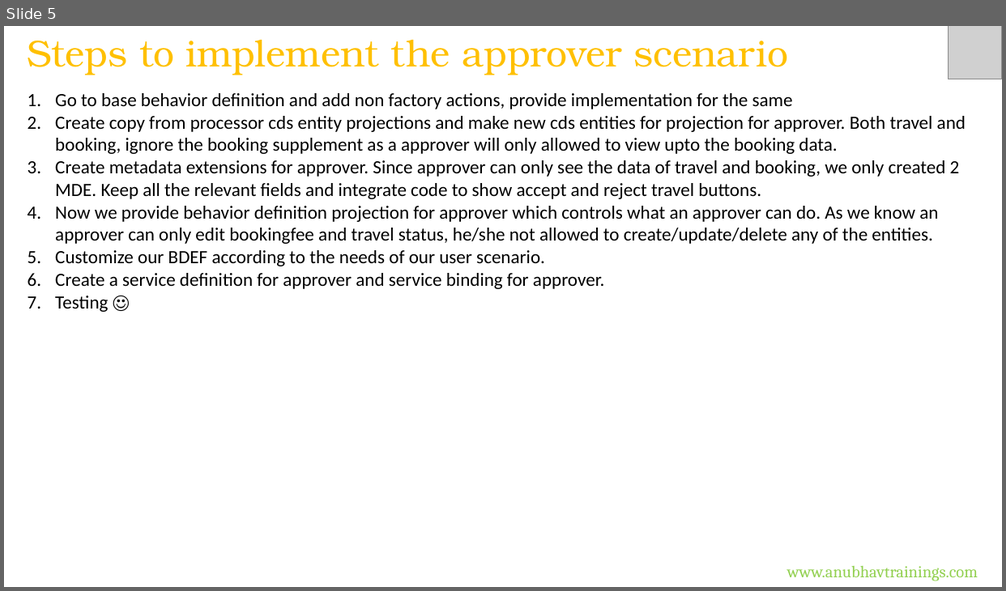
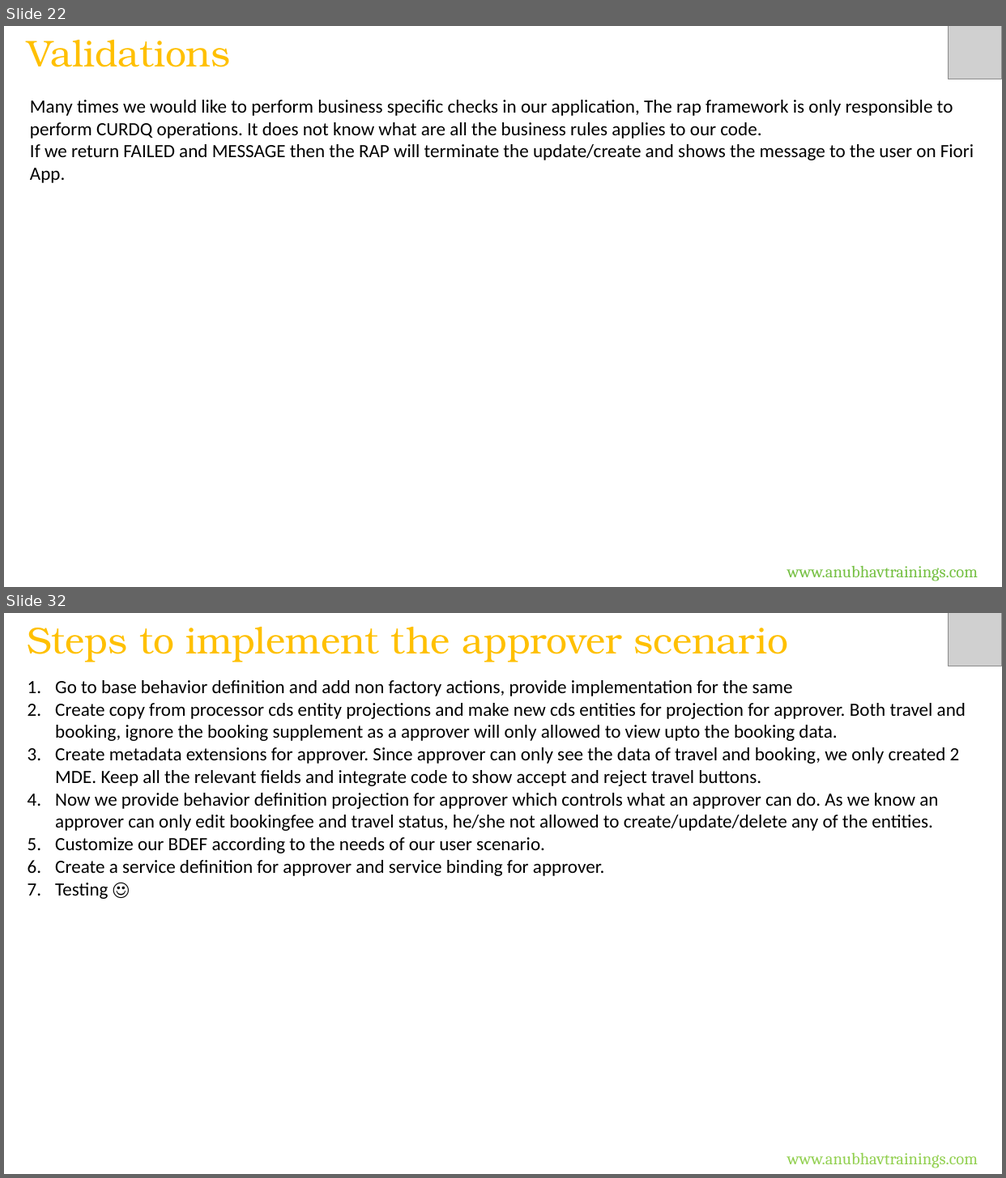
Before and after one commit to soyuztechnologies/CDS_AMDP_RAP_Training_60H, a slide deck: Day 11/DAY-11.pptx. Shown one above the other, each under a label of ours: slide 5 before the commit, slides 22 and 32 after it; the slides between them are not shown. The pictures are 1006x591 and 1006x1178 pixels, drawn with LibreOffice and Linux fonts; fonts in the diff are those of the drawing; grey boxes stand for pictures. Boxes give left, top, right and bottom in pixels: in the first picture for what was removed or moved away, otherwise in the second. Text is boxed around its words. In the diff, an @@ line names an element or a change of style, - is before the commit and + after.

Commit message:
Auto bot updater CDS_AMDP_RAP_Training_60H Course

```diff
--- a/Day 11/DAY-11.pptx
+++ b/Day 11/DAY-11.pptx
@@ slide 22 added at bbox=[4, 26, 1002, 587], background #FFFFFF @@
@@ text added at bbox=[27, 40, 231, 67], 36 pt, text #FFC000 @@
+Validations
@@ picture added at bbox=[948, 26, 1002, 79] @@
@@ text added at bbox=[30, 100, 974, 183], 18 pt, text #000000 @@
+Many times we would like to perform business specific checks in our application, The rap framework is only responsible to perform CURDQ operations. It does not know what are all the business rules applies to our code.
+If we return FAILED and MESSAGE then the RAP will terminate the update/create and shows the message to the user on Fiori App.
@@ text added at bbox=[787, 566, 978, 582], 16 pt, text #75C042 @@
+www.anubhavtrainings.com
@@ what was slide 5 is now slide 32 @@
```
Also in this commit, not shown: 26 other slides added, 17 other files.
